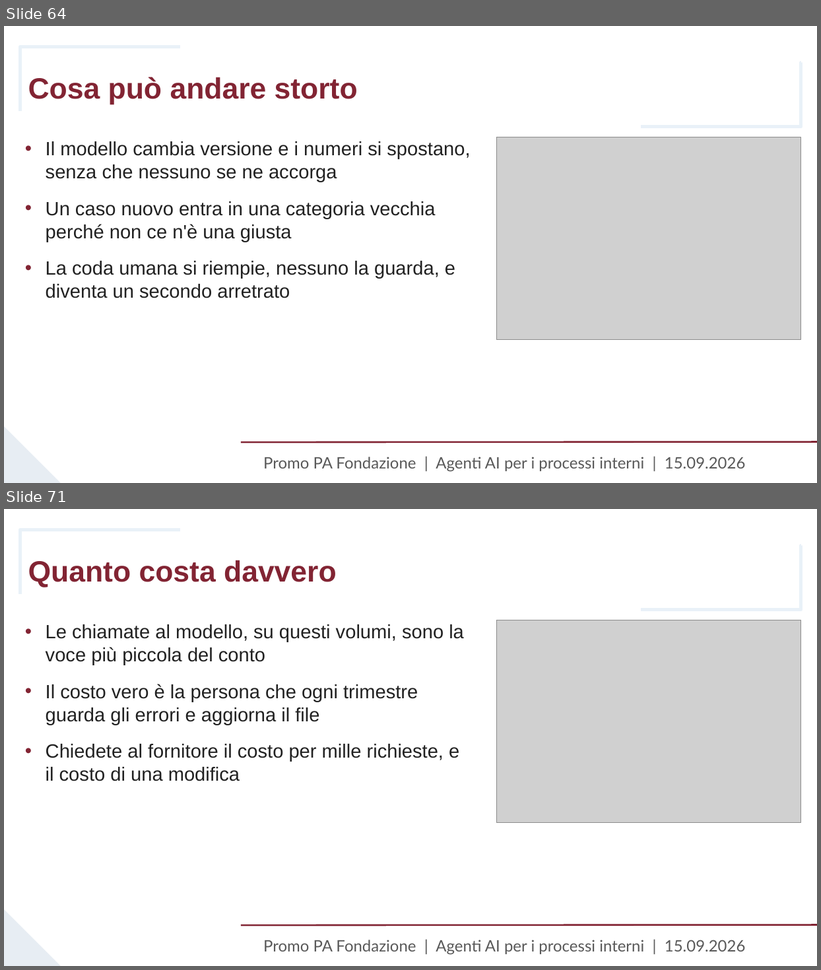
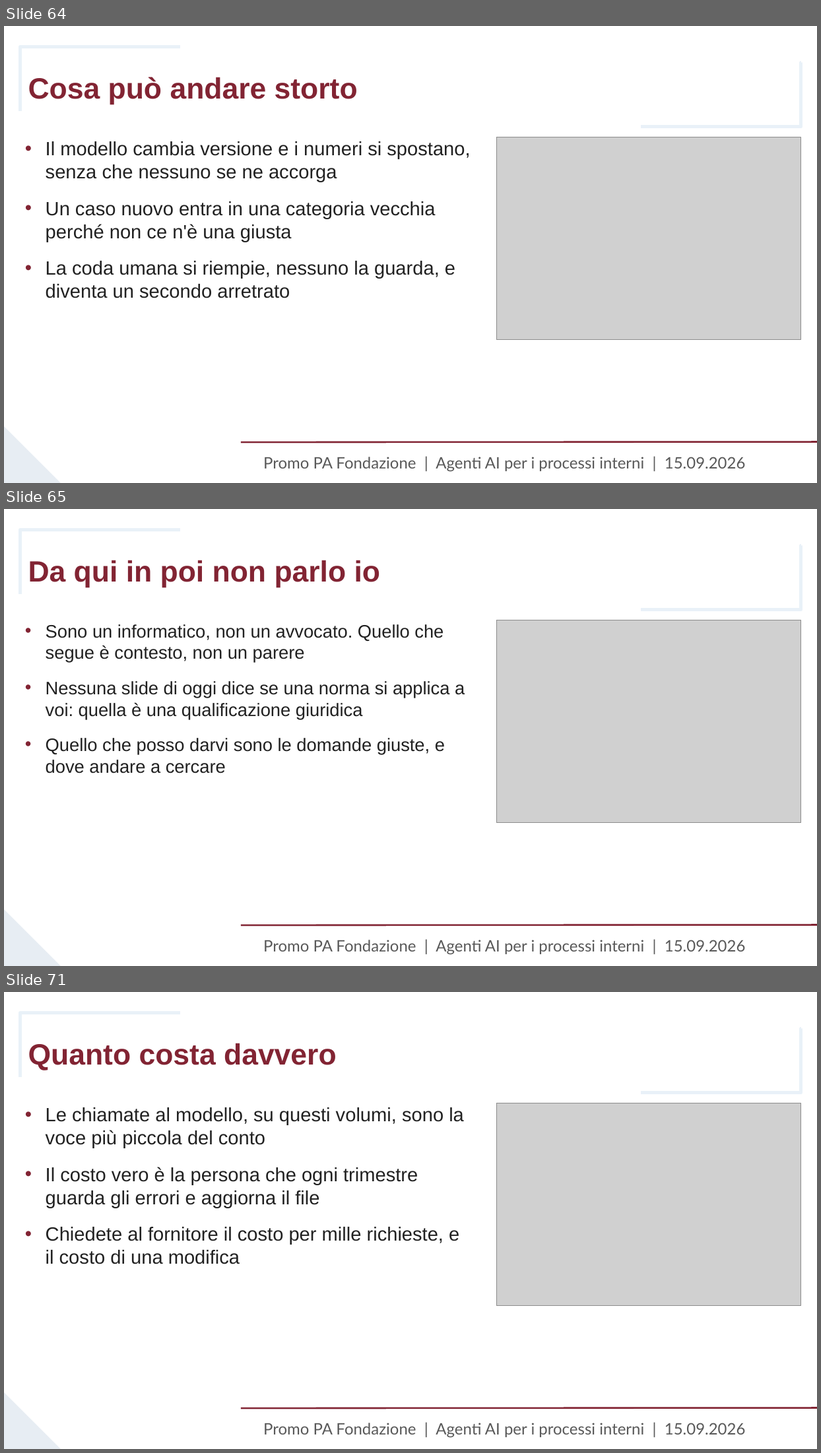
Before and after one commit to fabsilvestri/promopa-agenti-ai, a slide deck: slides/Lezione_15_settembre_Agenti_AI_PromoPA.pptx. Shown one above the other, each under a label of ours: slides 64 and 71 before the commit, slides 64, 65 and 71 after it; the slides between them are not shown. The pictures are 821x970 and 821x1453 pixels, drawn with LibreOffice and Linux fonts; fonts in the diff are those of the drawing; grey boxes stand for pictures; background and template pictures are left out. Boxes give left, top, right and bottom in pixels: in the first picture for what was removed or moved away, otherwise in the second. Text is boxed around its words. In the diff, an @@ line names an element or a change of style, - is before the commit and + after.

```diff
--- a/slides/Lezione_15_settembre_Agenti_AI_PromoPA.pptx
+++ b/slides/Lezione_15_settembre_Agenti_AI_PromoPA.pptx
@@ slide 65 added at (4, 509, 817, 966), background #FFFFFF; not listed: 5 template elements that a slide beside it also shows @@
@@ title added at (28, 560, 380, 588), 26 pt, text #822433, bold @@
+Da qui in poi non parlo io
@@ text added at (46, 625, 465, 774), 16 pt, text #212121 @@
+• Sono un informatico, non un avvocato. Quello che segue è contesto, non un parere
+• Nessuna slide di oggi dice se una norma si applica a voi: quella è una qualificazione giuridica
+• Quello che posso darvi sono le domande giuste, e dove andare a cercare
@@ picture added at (497, 621, 801, 824) @@
```
Also in this commit, not shown: 3 slides changed, 3 other slides added, 4 slides removed, 5 other files.
